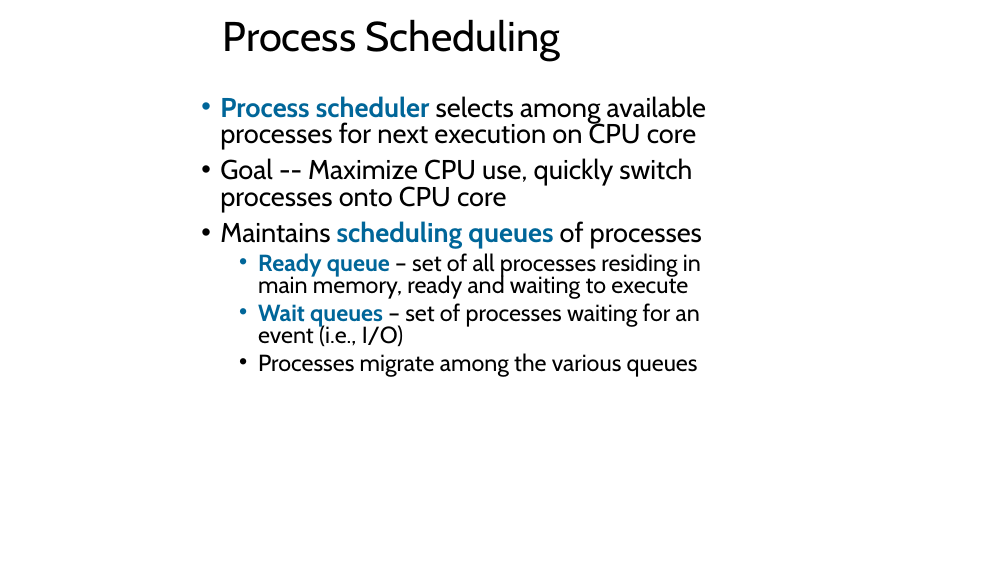
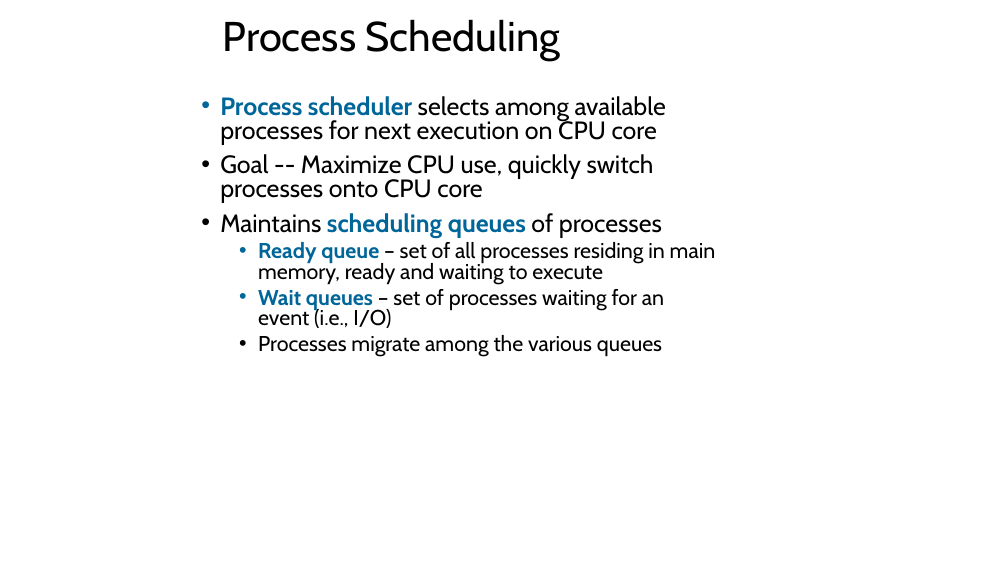
Before and after one commit to 2ViShAlv1/Operating_System, a slide deck: slide 13 of PPT/Process-mgmt-1.pptx. Drawn at 1008x567 pixels with LibreOffice and Linux fonts; fonts in the diff are those of the drawing. Boxes give left, top, right and bottom in pixels: in the first picture for what was removed or moved away, otherwise in the second. Text is boxed around its words. In the diff, an @@ line names an element or a change of style, - is before the commit and + after.

```diff
--- a/PPT/Process-mgmt-1.pptx
+++ b/PPT/Process-mgmt-1.pptx
@@ text "Process scheduler selects among available ..." at bbox=[220, 96, 716, 357]: size 25.9 to 23.8 pt in "Process scheduler selects among available processes for ...", "Goal -- Maximize CPU use, quickly switch ...", "Maintains scheduling queues of processes"; size 22.2 to 20.4 pt in "Ready queue – set of all processes ...", "Wait queues – set of processes waiting ...", "Processes migrate among the various queues" @@
```
Also in this commit, not shown: 4 other slides changed, 5 other files.
